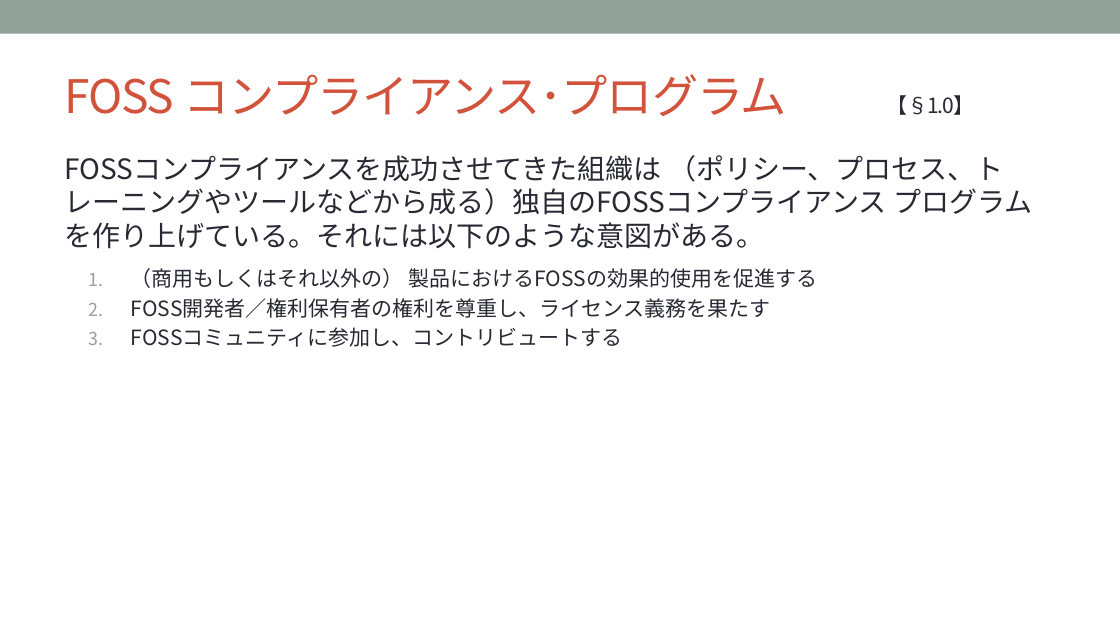
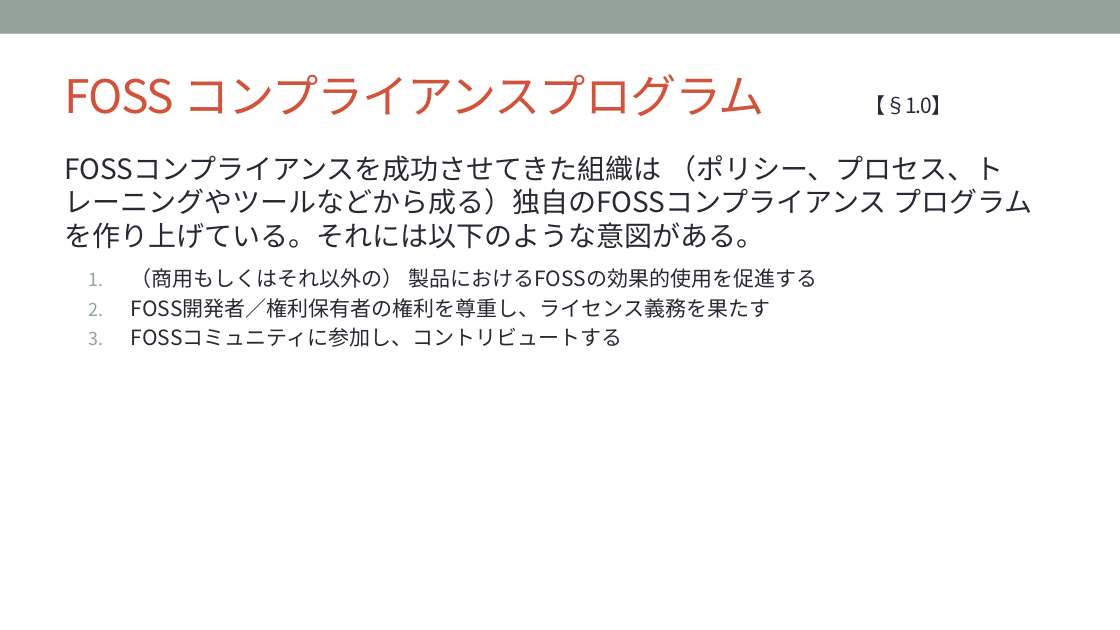
Before and after one commit to OpenChain-Project/OpenChain-JWG, a slide deck: slide 15 of Education_Material/Training/Training-FOSS-compl-process-jp.pptx. Drawn at 1120x630 pixels with LibreOffice and Linux fonts; fonts in the diff are those of the drawing; background and template pictures are left out. Boxes give left, top, right and bottom in pixels: in the first picture for what was removed or moved away, otherwise in the second. Text is boxed around its words. In the diff, an @@ line names an element or a change of style, - is before the commit and + after.

Commit message:
Please update the Training-FOSS-compl-process.
Please update the Training-FOSS-compl-process.

```diff
--- a/Education_Material/Training/Training-FOSS-compl-process-jp.pptx
+++ b/Education_Material/Training/Training-FOSS-compl-process-jp.pptx
@@ title at (64,74,953,116): text changed @@
-FOSS コンプライアンス･プログラム 【§1.0】
+FOSS コンプライアンスプログラム 【§1.0】
```
Also in this commit, not shown: 6 other slides changed, 1 other file.
